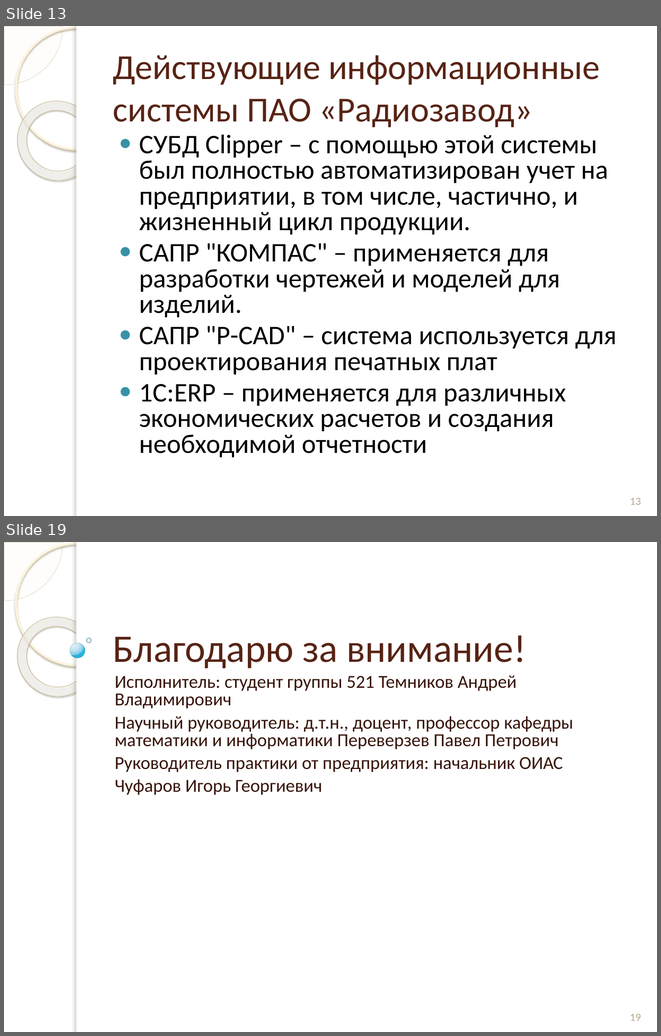
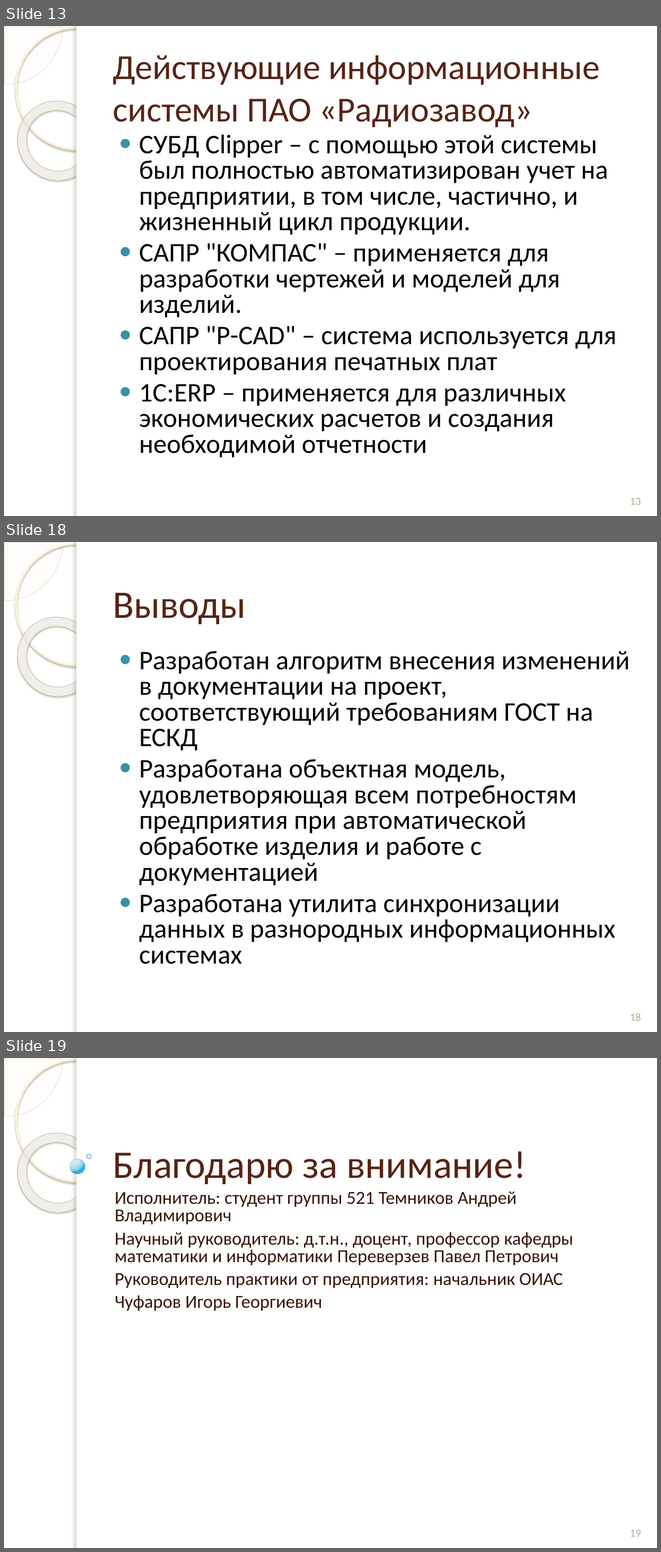
Before and after one commit to andreytemn/university, a slide deck: diplom/презентация к отчету.pptx. Shown one above the other, each under a label of ours: slides 13 and 19 before the commit, slides 13, 18 and 19 after it; the slides between them are not shown. The pictures are 661x1036 and 661x1552 pixels, drawn with LibreOffice and Linux fonts; fonts in the diff are those of the drawing; background and template pictures are left out. Boxes give left, top, right and bottom in pixels: in the first picture for what was removed or moved away, otherwise in the second. Text is boxed around its words. In the diff, an @@ line names an element or a change of style, - is before the commit and + after.

```diff
--- a/diplom/презентация к отчету.pptx
+++ b/diplom/презентация к отчету.pptx
@@ slide 18 added at (4,542,657,1032), background picture (left out); not listed: 5 template elements that a slide beside it also shows @@
@@ title added at (113,592,246,624), 43 pt, text #572314 @@
+Выводы
@@ text added at (139,651,630,964), 29.6 pt, text #000000 @@
+● Разработан алгоритм внесения изменений в документации на проект, соответствующий требованиям ГОСТ на ЕСКД
+● Разработана объектная модель, удовлетворяющая всем потребностям предприятия при автоматической обработке изделия и работе с документацией
+● Разработана утилита синхронизации данных в разнородных информационных системах
@@ page number added at (630,1013,641,1021), 12 pt, text #B6A98A @@
+18
```
Also in this commit, not shown: 1 slide changed, 3 other slides added, 4 slides removed, 4 other files.
